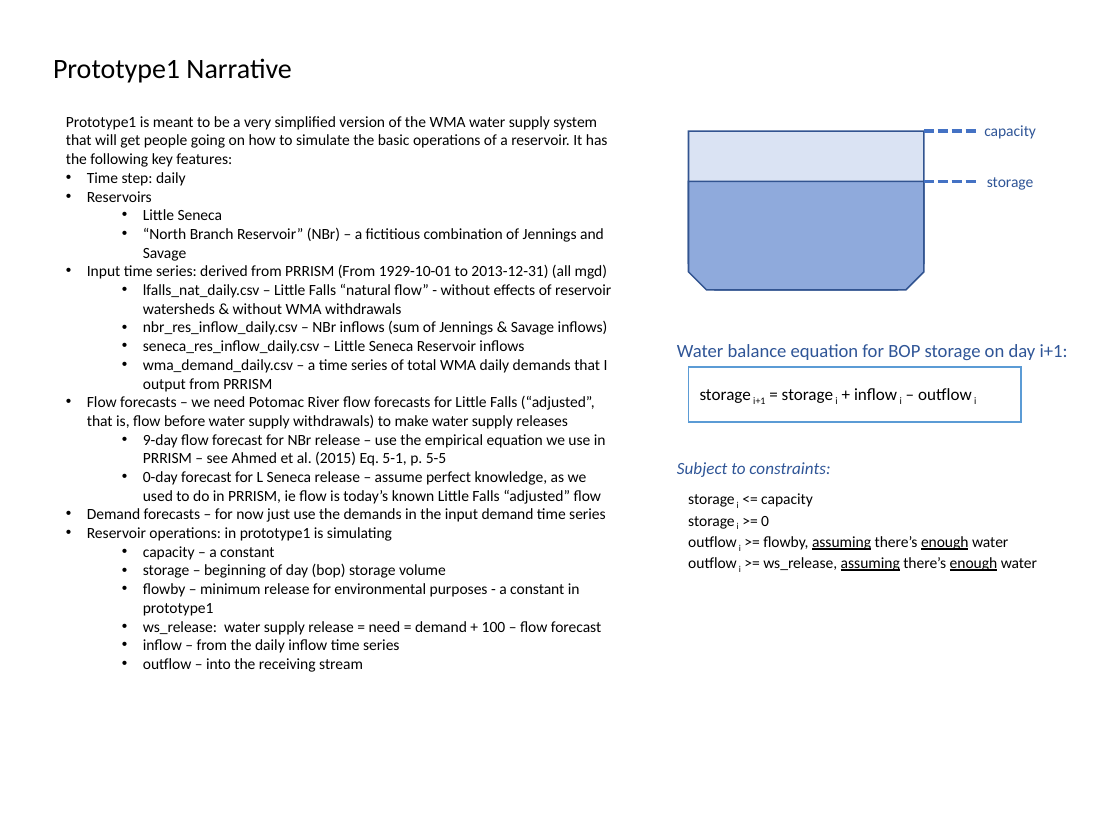
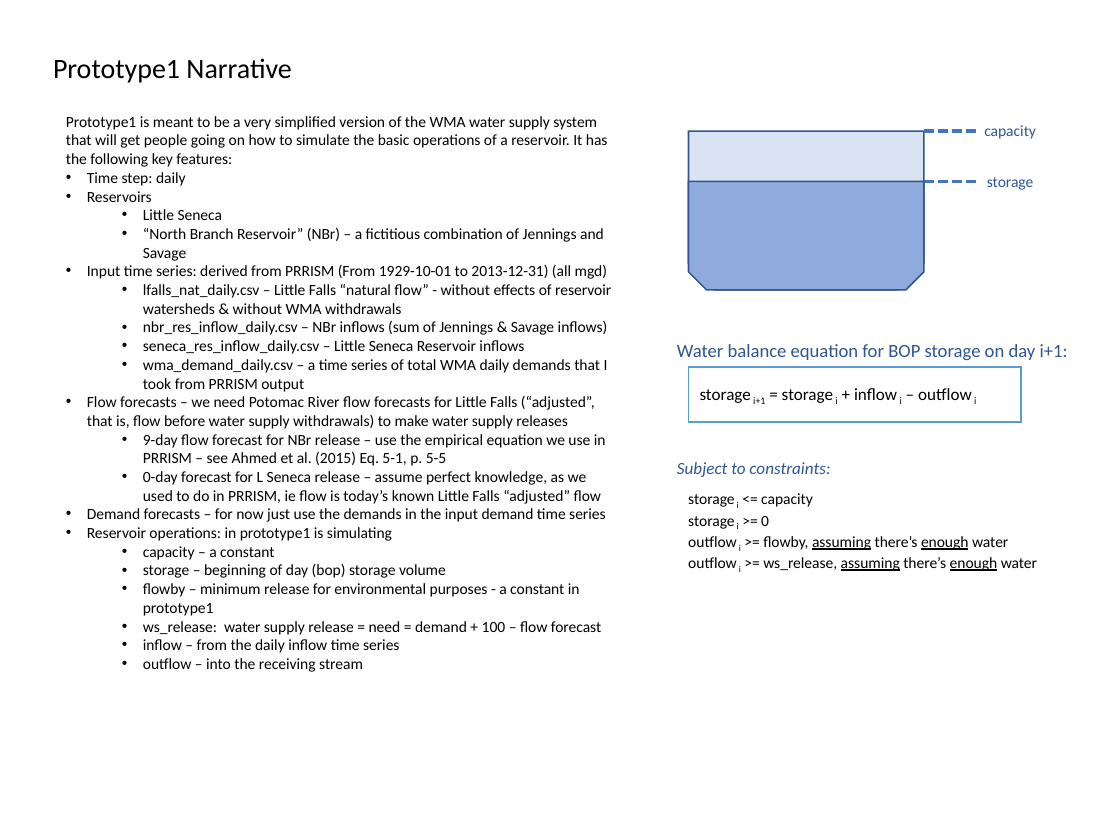
Before and after one commit to InterstateCommissionPotomacRiverBasin/prototype1, a slide deck: slide 2 of prototype1.pptx. Drawn at 1120x840 pixels with LibreOffice and Linux fonts; fonts in the diff are those of the drawing. Boxes give left, top, right and bottom in pixels: in the first picture for what was removed or moved away, otherwise in the second. Text is boxed around its words. In the diff, an @@ line names an element or a change of style, - is before the commit and + after.

```diff
--- a/prototype1.pptx
+++ b/prototype1.pptx
@@ text at (143, 359, 608, 392): text changed @@
-  • wma_demand_daily.csv – a time series of total WMA daily demands that I output from PRRISM
+  • wma_demand_daily.csv – a time series of total WMA daily demands that I took from PRRISM output
```
Also in this commit, not shown: 1 other slide changed.
